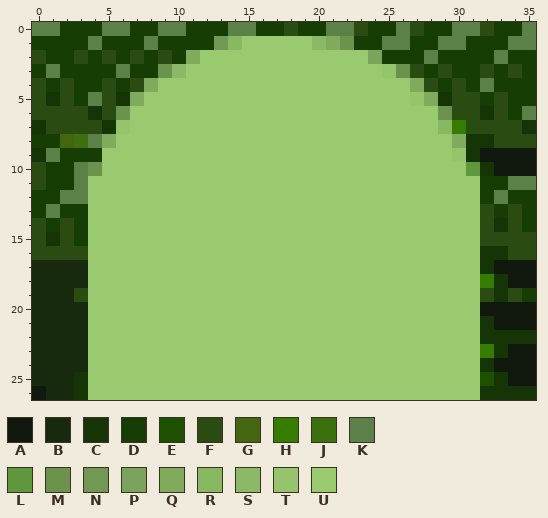
Edited in one commit: pixel-art sprite (frogweb/img/frogend0t.png). The first picture shows the starting point.
The file is 36x27 pixels. Colours within 5 levels of each other are drawn and written as one.
Palette (. is transparent): A #11180e  B #172a0e  C #163507  D #163d04  E #1d5000  F #2a4b12  G #446610  H #347d00  J #3d710d  K #5b8048  L #5f983c  M #6c934d  N #719955  P #7aa45b  Q #80ab5c  R #87b960  S #8cb967  T #95c46c  U #9aca70
The same view after the edit:
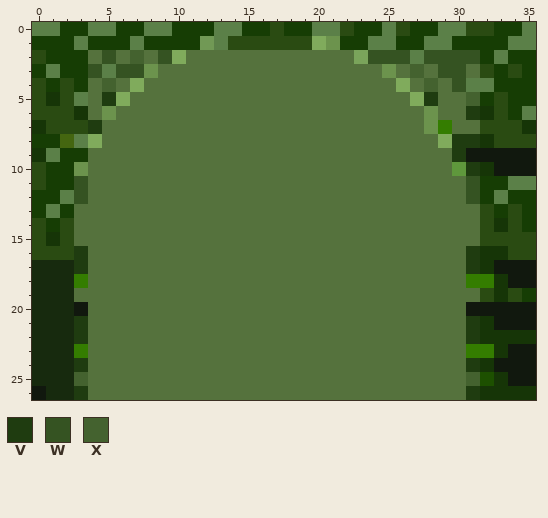
Colours new in this view: V #1f3c10  W #355322  X #44622f
Edits made:
{"colour":"U","old":"#9aca70","new":"#55723d"}
{"y":0,"x":4,"old":"D","new":"K"}
{"y":0,"x":6,"old":"K","new":"D"}
{"y":0,"x":8,"old":"D","new":"K"}
{"y":0,"x":10,"old":"K","new":"D"}
{"y":0,"x":13,"old":"D","new":"K"}
{"y":0,"x":15,"old":"K","new":"D"}
{"y":0,"x":17,"old":"DF","new":"FD"}
{"y":0,"x":20,"old":"D","new":"K"}
{"y":0,"x":22,"old":"KF","new":"FD"}
{"y":0,"x":25,"old":"DKF","new":"KFD"}
{"y":0,"x":29,"old":"D","new":"K"}
{"y":0,"x":31,"old":"K","new":"F"}
{"y":1,"x":3,"old":"DK","new":"KD"}
{"y":1,"x":7,"old":"DK","new":"KD"}
{"y":1,"x":12,"old":"DNRUUUUUSQM","new":"NKFFFFFFQMD"}
{"y":1,"x":24,"old":"D","new":"K"}
{"y":1,"x":26,"old":"K","new":"D"}
{"y":1,"x":28,"old":"D","new":"K"}
{"y":1,"x":30,"old":"K","new":"D"}
{"y":2,"x":3,"old":"FDFDFDFDQ","new":"DUWUXUWQU"}
{"y":2,"x":23,"old":"UPDDDKDDD","new":"PWWWKWWWW"}
{"y":3,"x":4,"old":"DDKDDMS","new":"WKWWMUU"}
{"y":3,"x":25,"old":"TMFDFDD","new":"MUXUWWU"}
{"y":4,"x":4,"old":"DFDFQ","new":"UXUQU"}
{"y":4,"x":26,"old":"UQFDFD","new":"QUXUWK"}
{"y":5,"x":3,"old":"DKFCQ","new":"KUVQU"}
{"y":5,"x":27,"old":"TQCFF","new":"QVUUX"}
{"y":6,"x":3,"old":"FCFM","new":"CUMU"}
{"y":6,"x":28,"old":"UMFF","new":"MUUV"}
{"y":7,"x":4,"old":"FCT","new":"VUU"}
{"y":7,"x":28,"old":"URHF","new":"MHUU"}
{"y":8,"x":3,"old":"JKQ","new":"KQU"}
{"y":8,"x":29,"old":"UQC","new":"QVV"}
{"y":9,"x":4,"old":"D","new":"U"}
{"y":9,"x":30,"old":"TC","new":"VA"}
{"y":10,"x":3,"old":"KM","new":"MU"}
{"y":10,"x":30,"old":"UL","new":"LV"}
{"y":11,"x":3,"old":"K","new":"W"}
{"y":11,"x":31,"old":"U","new":"W"}
{"y":12,"x":3,"old":"K","new":"W"}
{"y":12,"x":31,"old":"U","new":"W"}
{"y":13,"x":3,"old":"D","new":"U"}
{"y":14,"x":3,"old":"D","new":"U"}
{"y":15,"x":3,"old":"D","new":"U"}
{"y":16,"x":3,"old":"F","new":"V"}
{"y":16,"x":31,"old":"U","new":"V"}
{"y":17,"x":3,"old":"B","new":"V"}
{"y":17,"x":31,"old":"U","new":"V"}
{"y":18,"x":3,"old":"B","new":"H"}
{"y":18,"x":31,"old":"U","new":"H"}
{"y":19,"x":3,"old":"F","new":"U"}
{"y":20,"x":3,"old":"B","new":"A"}
{"y":20,"x":31,"old":"U","new":"A"}
{"y":21,"x":3,"old":"B","new":"V"}
{"y":21,"x":31,"old":"U","new":"V"}
{"y":22,"x":3,"old":"B","new":"V"}
{"y":22,"x":31,"old":"U","new":"V"}
{"y":23,"x":3,"old":"B","new":"H"}
{"y":23,"x":31,"old":"U","new":"H"}
{"y":24,"x":3,"old":"B","new":"V"}
{"y":24,"x":31,"old":"U","new":"V"}
{"y":25,"x":3,"old":"C","new":"X"}
{"y":25,"x":31,"old":"U","new":"X"}
{"y":26,"x":3,"old":"C","new":"V"}
{"y":26,"x":31,"old":"U","new":"V"}
